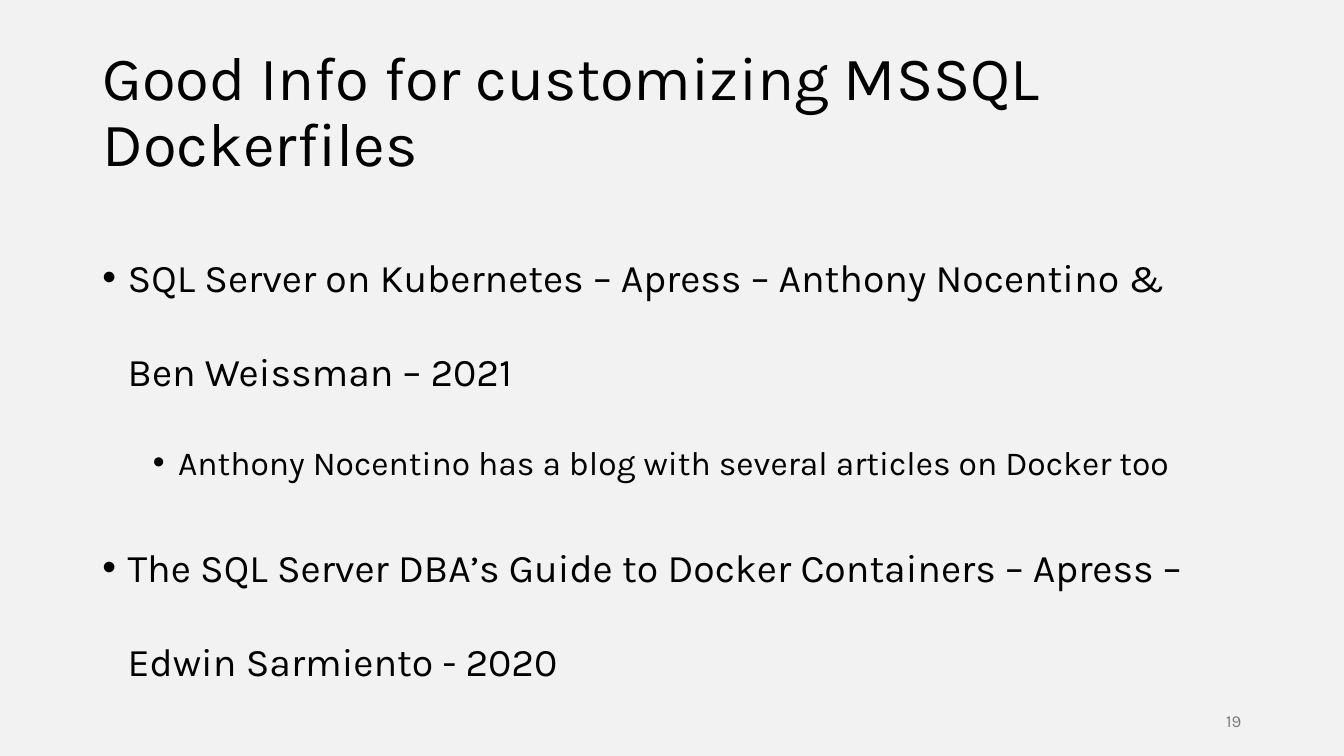
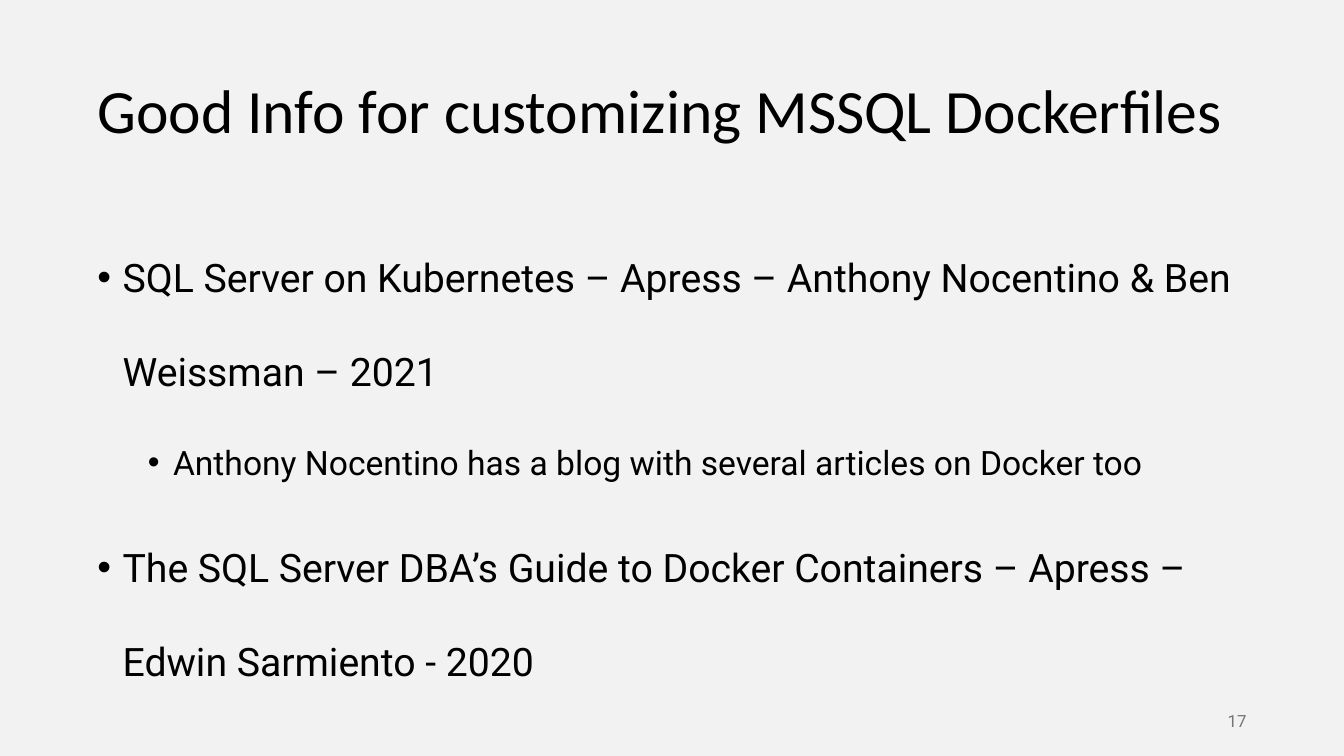
Before and after one commit to ilanham/Presentations, a slide deck: slide 17 of docker/Developing for SQL Server with Docker.pptx (slide 19 before the commit). Drawn at 1344x756 pixels with LibreOffice and Linux fonts; fonts in the diff are those of the drawing. Boxes give left, top, right and bottom in pixels: in the first picture for what was removed or moved away, otherwise in the second. Text is boxed around its words. In the diff, an @@ line names an element or a change of style, - is before the commit and + after.

Commit message:
Updated Docker slides for Tampa Fabric UG Feb 25

```diff
--- a/docker/Developing for SQL Server with Docker.pptx
+++ b/docker/Developing for SQL Server with Docker.pptx
@@ title "Good Info for customizing MSSQL ..." at (97, 90, 1222, 144): font Karla to Calibri @@
@@ text "SQL Server on Kubernetes – ..." at (123, 262, 1231, 677): font Karla to Roboto @@
@@ page number removed at (1226, 716, 1241, 727) @@
-19
@@ page number added at (1228, 715, 1247, 727), 12 pt, text #757575 @@
+17
```
Also in this commit, not shown: 18 other slides changed, 1 slide added, 3 slides removed.
